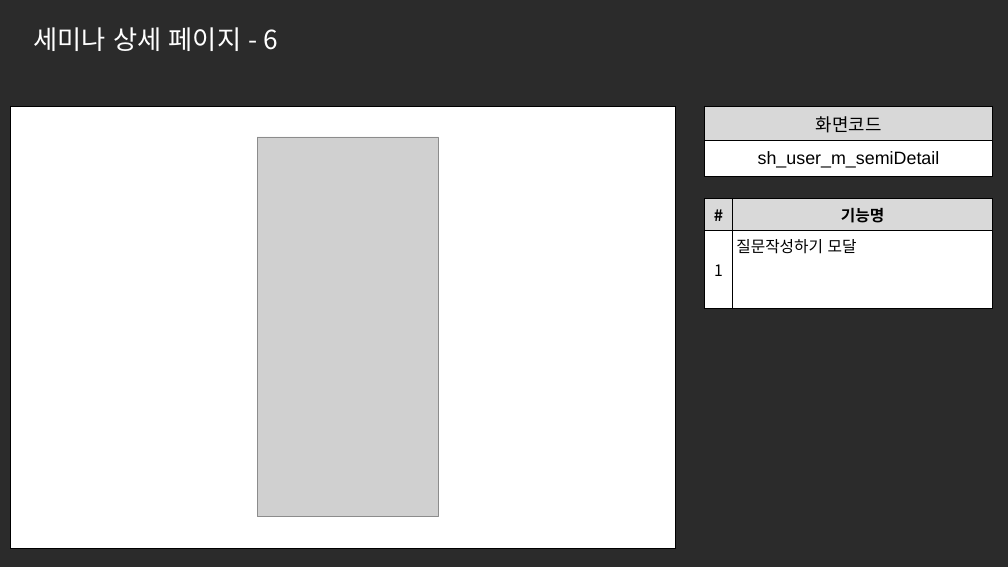
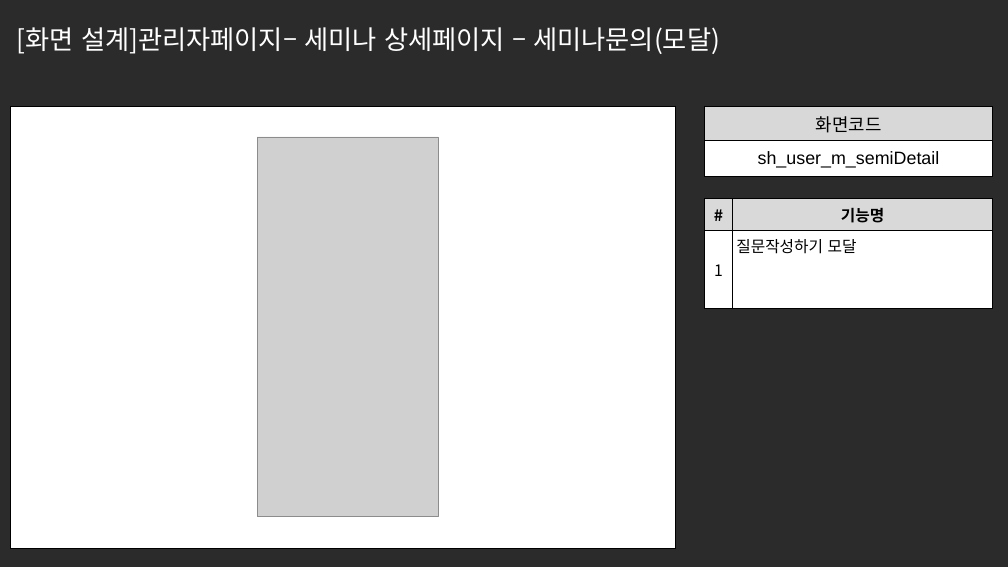
Before and after one commit to ezenteam2/e-Zone, a slide deck: slide 15 of 0 발표용 파워포인트/project05 - 파워포인트 종합 - 서희.pptx. Drawn at 1008x567 pixels with LibreOffice and Linux fonts; fonts in the diff are those of the drawing; grey boxes stand for pictures; background and template pictures are left out; a plain dark background stands for a picture behind light text. Boxes give left, top, right and bottom in pixels: in the first picture for what was removed or moved away, otherwise in the second. Text is boxed around its words. In the diff, an @@ line names an element or a change of style, - is before the commit and + after.

```diff
--- a/0 발표용 파워포인트/project05 - 파워포인트 종합 - 서희.pptx
+++ b/0 발표용 파워포인트/project05 - 파워포인트 종합 - 서희.pptx
@@ text at [17,27,720,54]: text changed @@
-세미나 상세 페이지 - 6
+[화면 설계]관리자페이지– 세미나 상세페이지 – 세미나문의(모달)
```
Also in this commit, not shown: 28 other slides changed, 1 slide removed.
